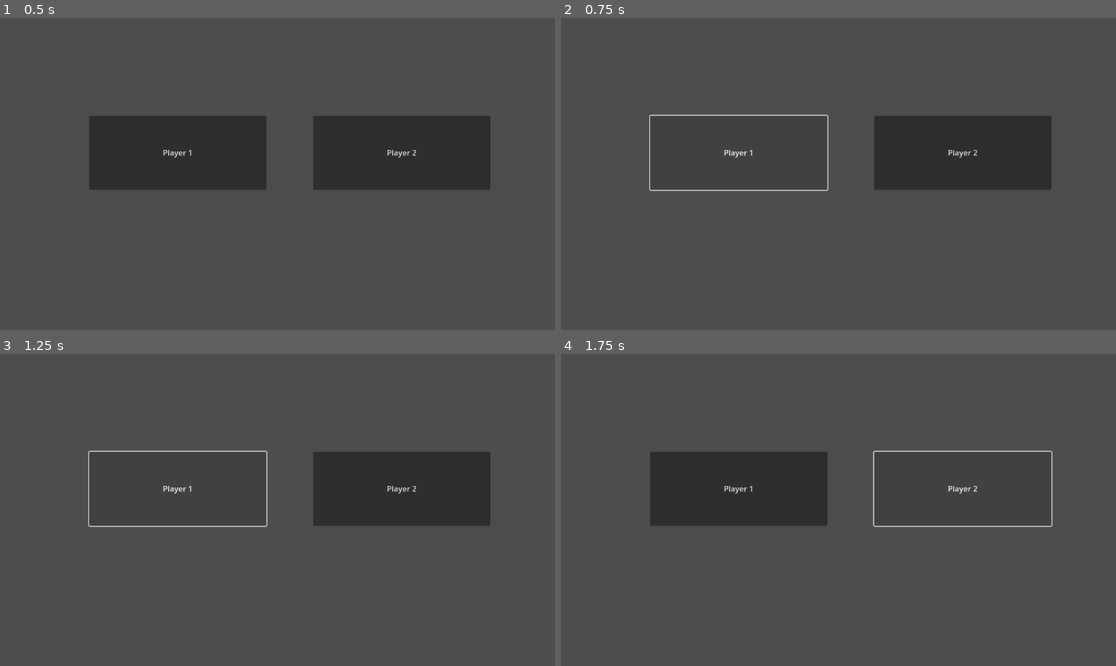
Above: before the commit, frames 1-4 (two rows, left to right).
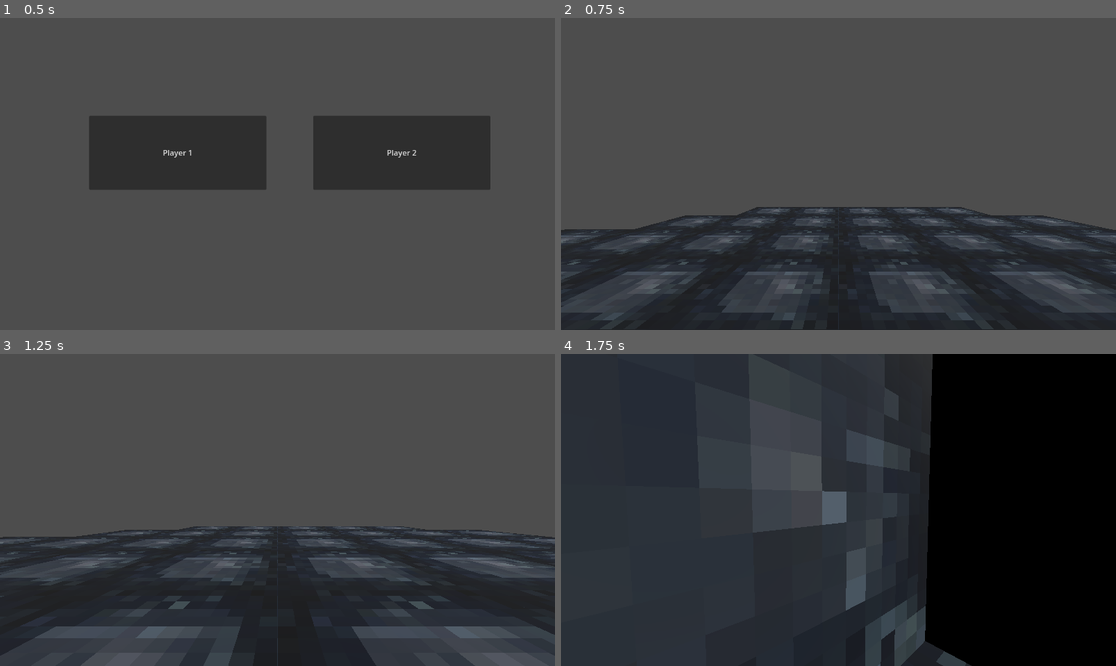
Above: after the commit, the same moments.

Repository: BoopEnthusiast/Mini-Jam-155
Game: Godot game, scene res://scenes/control.tscn
Two runs of this game, one before a commit and one after it. Both use one fixed random seed, a clock stepped at 60 frames per second and the inputs below. The project has no main scene, so this scene is started directly.
Inputs (mouse positions are in pixels of both pictures, inside the frame that each line leads up to):
- Up to frame 1 (0.5 s): no input
- Up to frame 2 (0.75 s): click "Player 1" at 0.5 s
- Up to frame 3 (1.25 s): no input
- Up to frame 4 (1.75 s): tap Enter (ui_accept) at 1.25, 1.52 s; move the mouse to (960, 494) at 1.27 s; hold Right (ui_right) from 1.28 s (still down)

Frame 1 is identical in both runs. In frame 2, 36% of the frame differs, in the area x 0-100%, y 30-100%; in frame 3, 40%; in frame 4, 89%, in the area x 0-100%, y 0-100%.

Commit message:
Fixed Control.gd dependency path

Diff:
--- a/scenes/control.tscn
+++ b/scenes/control.tscn
@@ -1,6 +1,6 @@
 [gd_scene load_steps=2 format=3 uid="uid://d2ctfiigi4dqg"]
 
-[ext_resource type="Script" path="res://Control.gd" id="1_obvou"]
+[ext_resource type="Script" path="res://scenes/Control.gd" id="1_obvou"]
 
 [node name="Control" type="Control"]
 layout_mode = 3
